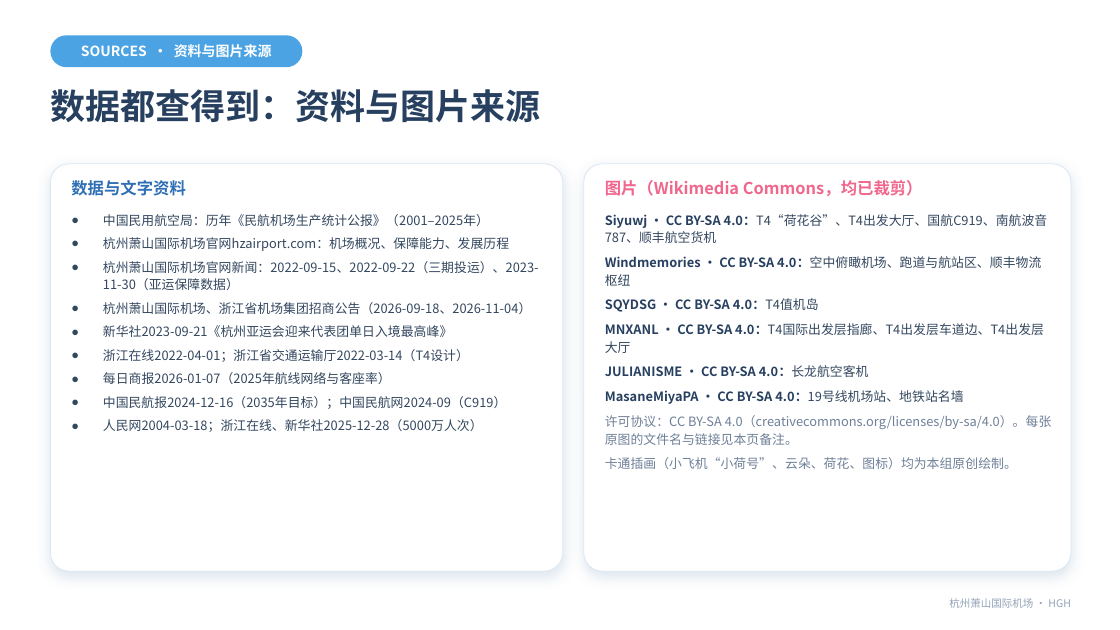
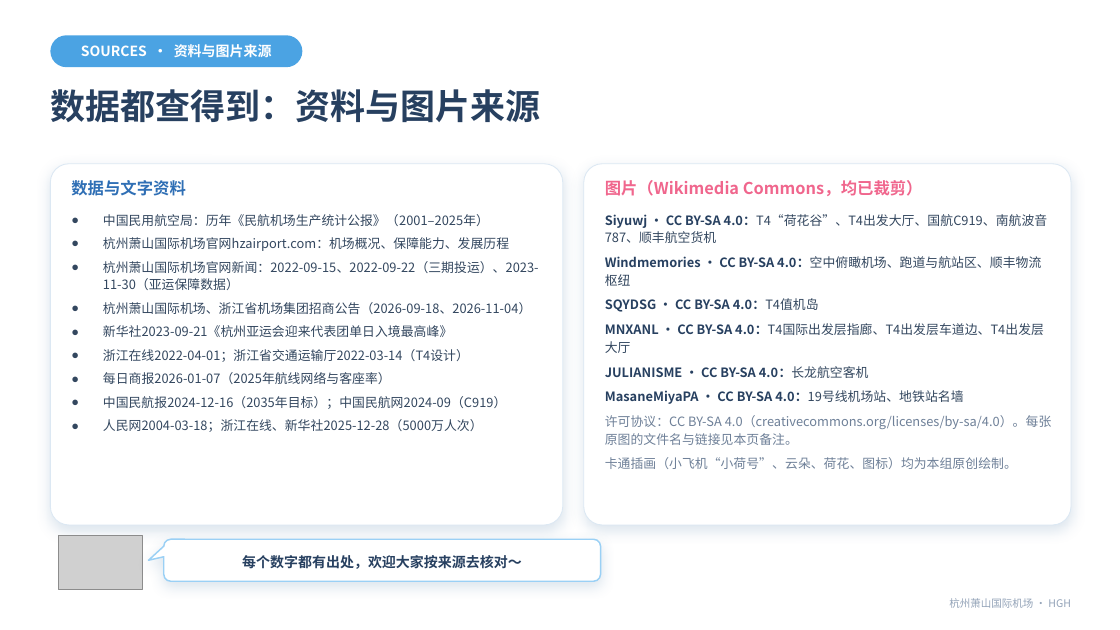
Before and after one commit to damtpawvee/freessltop, a slide deck: slide 17 of hgh-deck/dist/hgh-deck.pptx. Drawn at 1120x630 pixels with LibreOffice and Linux fonts; fonts in the diff are those of the drawing; grey boxes stand for pictures; background and template pictures are left out. Boxes give left, top, right and bottom in pixels: in the first picture for what was removed or moved away, otherwise in the second. Text is boxed around its words. In the diff, an @@ line names an element or a change of style, - is before the commit and + after.

```diff
--- a/hgh-deck/dist/hgh-deck.pptx
+++ b/hgh-deck/dist/hgh-deck.pptx
@@ rounded rectangle: place and size @@
-rounded rectangle at [50, 164, 563, 571]
+rounded rectangle at [50, 164, 563, 525]
@@ rounded rectangle at [50, 164, 563, 525]: proportions changed @@
@@ rounded rectangle at [584, 164, 1071, 525]: proportions changed @@
@@ rounded rectangle: place and size @@
-rounded rectangle at [584, 164, 1071, 571]
+rounded rectangle at [584, 164, 1071, 525]
@@ picture added at [59, 536, 143, 589] @@
@@ rounded speech box added at [164, 539, 601, 581], fill #FFFFFF, outline #9AD0F5 1.25 pt, 12 pt, text #274060, bold @@
+每个数字都有出处，欢迎大家按来源去核对～
```
Also in this commit, not shown: 15 other slides changed, 1 other file.
